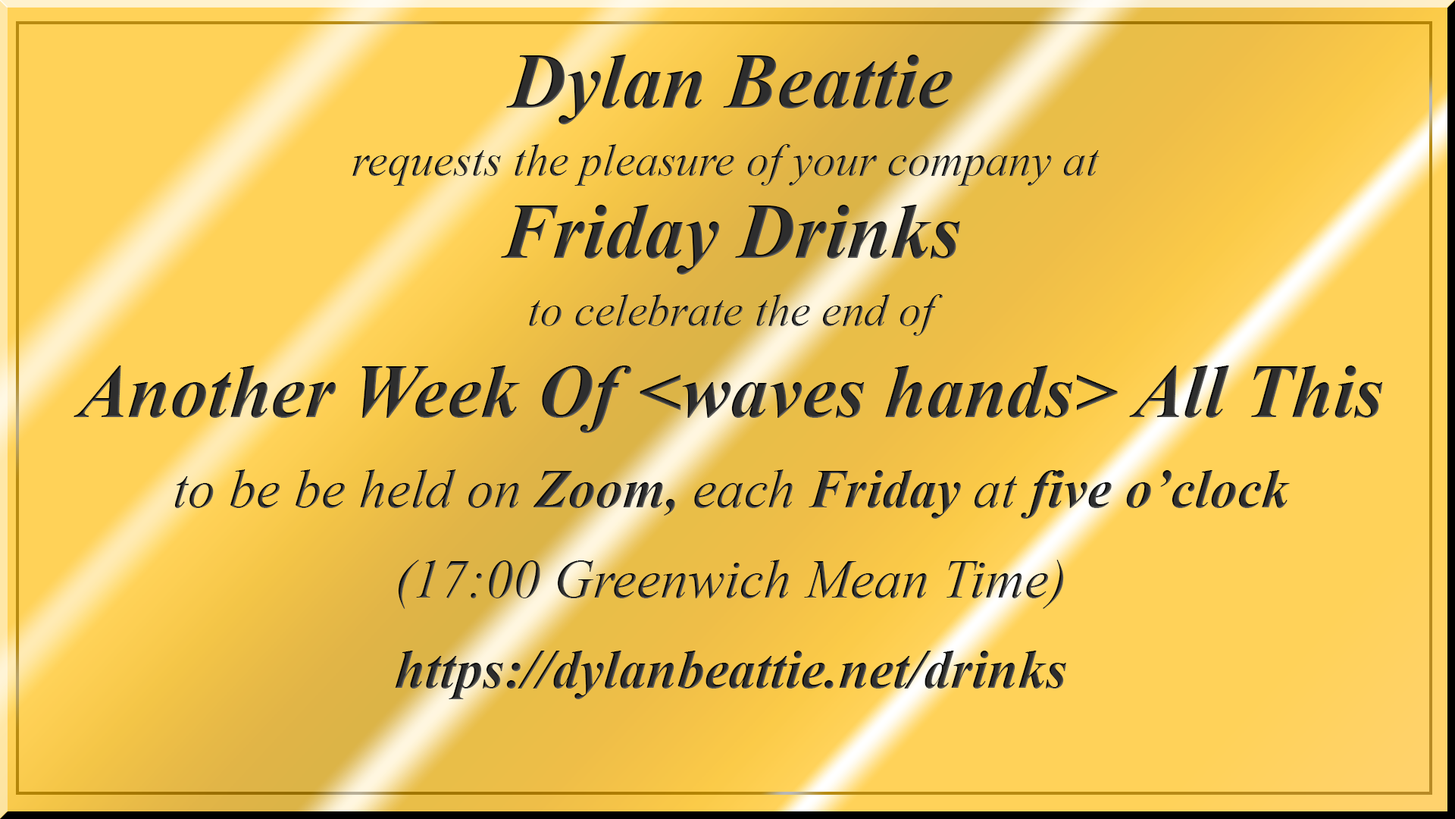
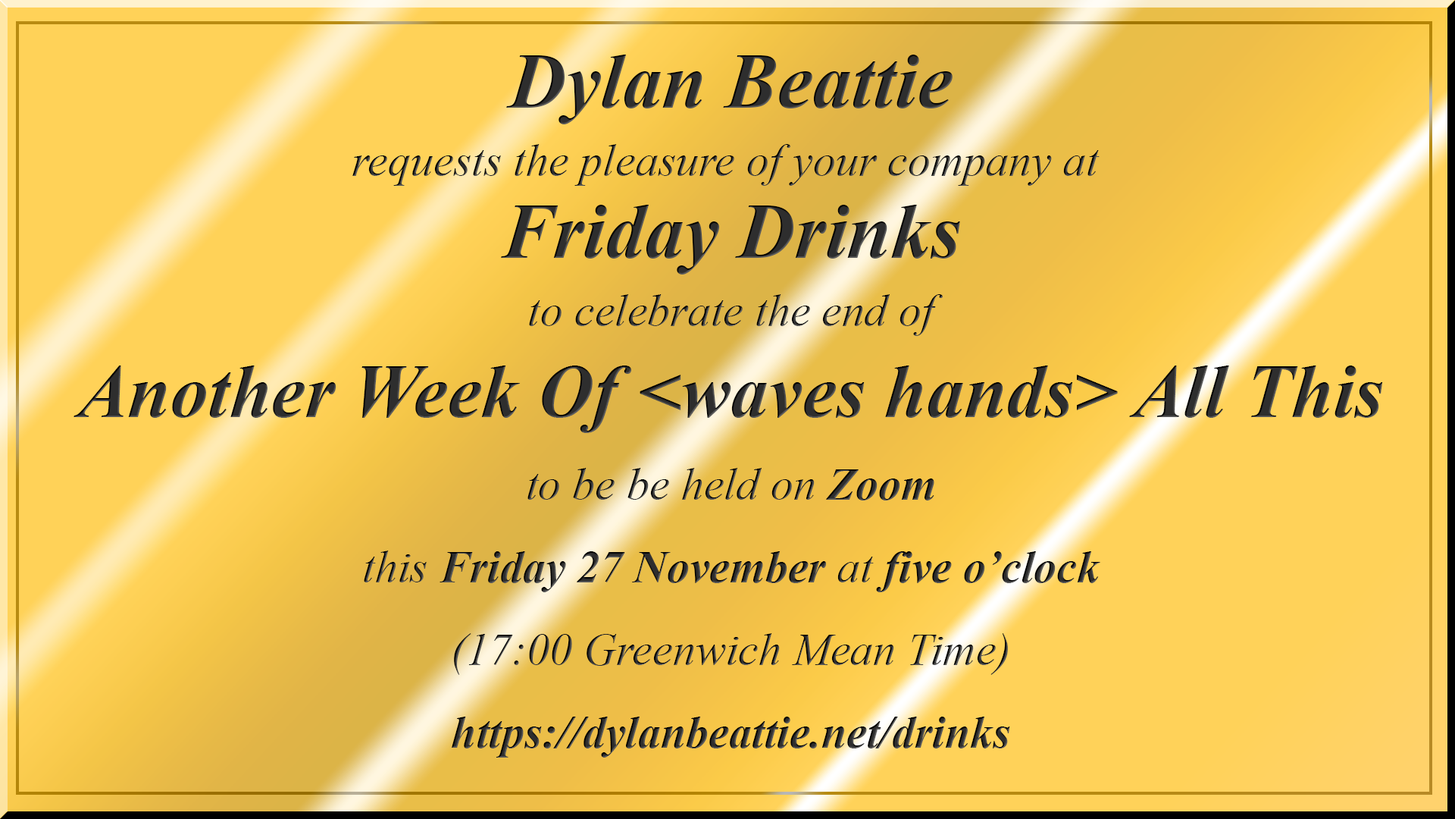
Comparing the layer stacks of the two 1455x819 images. Changes:
painted on "Dylan Beattie requests the pleasure of your company at Friday" over [175, 467, 1291, 758]
